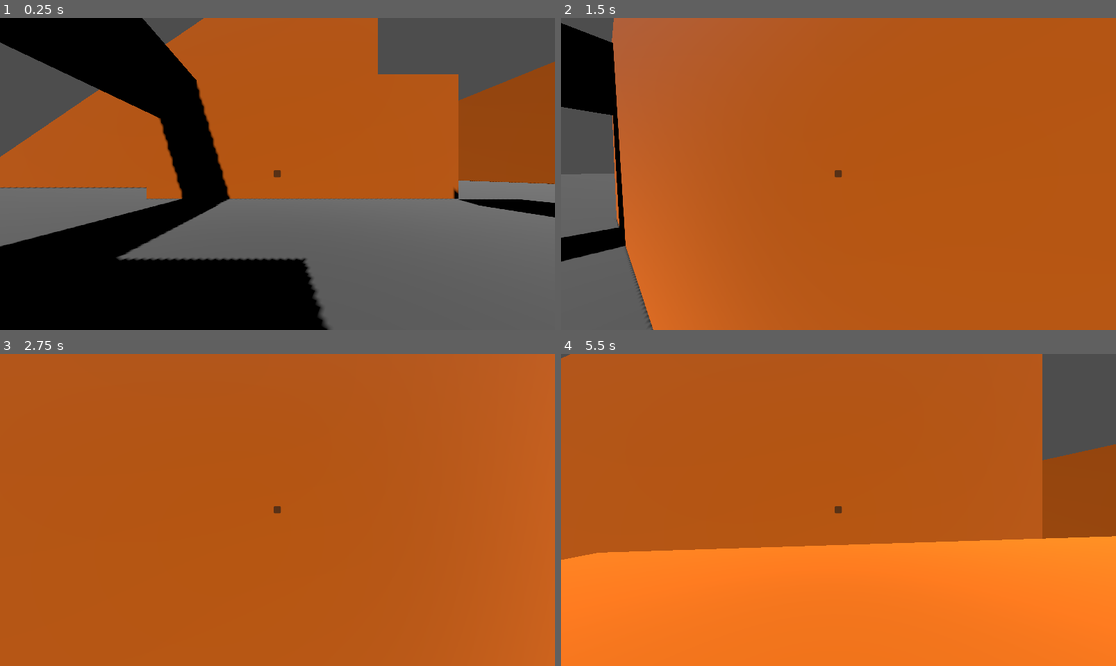
Above: before the commit, frames 1-4 (two rows, left to right).
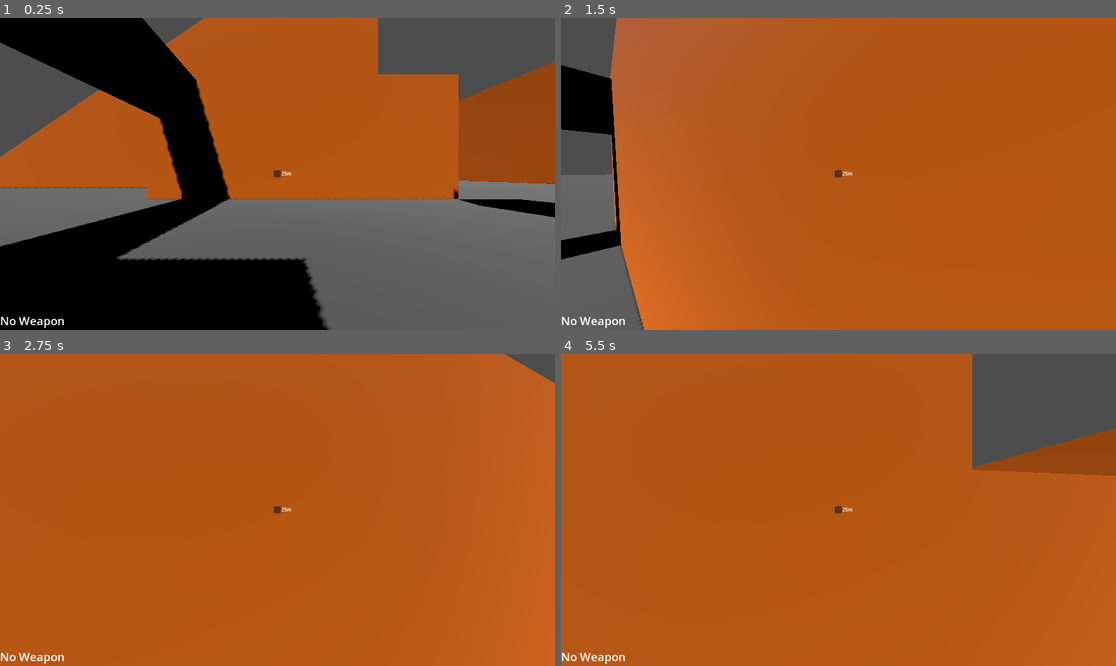
Above: after the commit, the same moments.

Repository: EdmundWohlmuth/Sch-Movement---GODOT
Game: Godot game, scene res://Scenes/Levels/test_level.tscn
The game is run twice, just before and just after one commit, with the same random seed, the same clock (stepped at 60 frames per second) and the same inputs.
Inputs (mouse positions are in pixels of both pictures, inside the frame that each line leads up to):
- Up to frame 1 (0.25 s): no input
- Up to frame 2 (1.5 s): tap Enter at 0.5 s; move the mouse to (866, 174) at 0.52 s; hold Right mouse button (grapple) 0.53-1.28 s; hold W (move_forward) from 0.53 s (still down); tap Space (jump) at 0.77 s; move the mouse to (810, 174) at 1.27 s; right-click (810, 174) at 1.35 s
- Up to frame 3 (2.75 s): keep holding W (move_forward); tap Space (jump) at 1.52 s; move the mouse to (288, 503) at 2.02 s; hold Right mouse button (grapple) from 2.03 s (still down); tap Ctrl (slide) at 2.1 s
- Up to frame 4 (5.5 s): keep holding W (move_forward); move the mouse to (832, 516) at 2.77 s; release Right mouse button (grapple) at 2.78 s; tap Shift (sprint) at 2.85 s; tap Space (jump) at 3.02, 3.77, 4.52 s; right-click (832, 516) at 3.05 s; move the mouse to (877, 513) at 3.52 s; hold Right mouse button (grapple) 3.53-4.28 s; move the mouse to (794, 506) at 4.27 s; right-click (794, 506) at 4.35 s; move the mouse to (844, 510) at 5.02 s; hold Right mouse button (grapple) from 5.03 s (still down); tap Ctrl (slide) at 5.1 s

The runs differ from the first frame. In frame 1, 0.2% of the frame differs, in the area x 0-53%, y 49-100%; in frame 2, 3.2%; in frame 3, 0.6%; in frame 4, 47%, in the area x 0-100%, y 0-100%.

Commit message:
Ground work & proof of concept

Diff:
--- /dev/null
+++ b/Scenes/Character Nodes/health_node.tscn
@@ -0,0 +1,6 @@
+[gd_scene load_steps=2 format=3 uid="uid://dn3n6t1lx1hld"]
+
+[ext_resource type="Script" uid="uid://dgrm631cdjxmc" path="res://Scripts/Character Node Scripts/health.tres.gd" id="1_5ki6f"]
+
+[node name="Health" type="Node"]
+script = ExtResource("1_5ki6f")
--- /dev/null
+++ b/Scenes/Character Nodes/hurt_box.tscn
@@ -0,0 +1,6 @@
+[gd_scene load_steps=2 format=3 uid="uid://0omtc6k3agci"]
+
+[ext_resource type="Script" uid="uid://cy85at6j8ln2m" path="res://Scripts/Character Node Scripts/hurt_box.tres.gd" id="1_j73fk"]
+
+[node name="hurt_box" type="Node"]
+script = ExtResource("1_j73fk")
--- a/Scenes/UI/Gameplay UI.tscn
+++ b/Scenes/UI/Gameplay UI.tscn
@@ -13,8 +13,28 @@
 offset_right = 1152.0
 offset_bottom = 648.0
 
-[node name="Panel" type="Panel" parent="AspectRatioContainer"]
+[node name="Crosshair" type="Panel" parent="AspectRatioContainer"]
 custom_minimum_size = Vector2(15, 15)
 layout_mode = 2
 size_flags_horizontal = 4
 size_flags_vertical = 4
+
+[node name="RichTextLabel" type="RichTextLabel" parent="AspectRatioContainer/Crosshair"]
+layout_mode = 0
+offset_left = 16.0
+offset_right = 56.0
+offset_bottom = 40.0
+theme_override_font_sizes/bold_italics_font_size = 0
+theme_override_font_sizes/italics_font_size = 0
+theme_override_font_sizes/mono_font_size = 0
+theme_override_font_sizes/normal_font_size = 10
+theme_override_font_sizes/bold_font_size = 0
+text = "25m"
+
+[node name="WeaponLabel" type="Label" parent="."]
+layout_mode = 0
+offset_top = 612.0
+offset_right = 135.0
+offset_bottom = 646.0
+theme_override_font_sizes/font_size = 24
+text = "No Weapon"
--- /dev/null
+++ b/Scripts/Character Node Scripts/health.tres.gd
@@ -0,0 +1,20 @@
+extends Node
+class_name health_node
+
+@export var total_health:int
+@export var current_health:int
+
+func _ready() -> void:
+  current_health = total_health
+
+# subtract damage from current health
+func take_damage(damage:int):
+  current_health -= damage
+  if current_health <= 0:
+    current_health = 0
+    # on_zero_health check
+
+# add health to character
+func heal(healing:int):
+  take_damage(-healing)
+  if current_health > total_health: current_health = total_health
--- /dev/null
+++ b/Scripts/Character Node Scripts/hurt_box.tres.gd
@@ -0,0 +1,17 @@
+extends Node
+class_name hurtbox_node
+
+@export var health:health_node
+@export var hurtbox:CollisionShape3D
+
+@export var can_take_damage:bool
+@export var accept_bullet_damage:bool
+@export var accept_explosive_damage:bool
+
+func on_hit(damage:int, type):
+  if !can_take_damage: return
+
+  if type == 0 && accept_bullet_damage: # bullet
+    health.take_damage(damage)
+  elif type == 1 && accept_explosive_damage:  # explosive
+    health.take_damage(damage)
--- a/Scripts/EnemyChar/Enemy.gd
+++ /dev/null
@@ -1,5 +0,0 @@
-extends CharacterBody3D
-class_name EnemyBody
-
-@export var health:int
-@export var speed:float
--- a/Scripts/Managers/WeaponManager.gd
+++ b/Scripts/Managers/WeaponManager.gd
@@ -1 +1,15 @@
 extends Node
+
+enum weapons
+{
+  MELEE,
+  AUTO_PISTOL,
+  REVOLVER,
+  SUB_MACHINE_GUN,
+  RIFLE,
+  REPEATING_SHOTGUN,
+  DOUBLE_BARREL_SHOTGUN,
+  ROCKET_LAUNCHER
+}
+
+var current_weapon:weapons
--- a/Scripts/PlayerChar/player_char.gd
+++ b/Scripts/PlayerChar/player_char.gd
@@ -27,7 +27,7 @@
 
 var grapple_distance:float = 20.0
 var grapple_cooldown_time:float = 0.5
-var grapple_speed:float = 200.0
+var grapple_speed:float = 150.0
 var can_grapple:bool = true
 var grapple_vector:Vector3 = Vector3.ZERO
 var grapple_point:Vector3 = Vector3.ZERO
--- /dev/null
+++ b/Weapon Resources/rifle.gd
@@ -0,0 +1,5 @@
+extends weapon_base
+class_name rifle
+
+func _ready() -> void:
+  weapon_name = str(weapon_type) # I don't think that's how this works, but you get the idea
--- /dev/null
+++ b/Weapon Resources/rifle.tscn
@@ -0,0 +1,8 @@
+[gd_scene load_steps=2 format=3 uid="uid://dhjqed7cdv48m"]
+
+[ext_resource type="Script" uid="uid://dsq4x4xcq01tx" path="res://Weapon Resources/rifle.gd" id="1_uax5r"]
+
+[node name="Rifle" type="Node3D"]
+script = ExtResource("1_uax5r")
+total_ammo = 30
+current_ammo = 30
--- /dev/null
+++ b/Weapon Resources/weapon_base.gd
@@ -0,0 +1,27 @@
+extends Node3D
+class_name weapon_base
+
+var weapon_name:String
+@export var weapon_type:WeaponManager
+@export var damage:int
+@export var is_full_auto:bool
+
+@export var projectile_num:int
+@export var shot_cooldown_time:float
+@export var base_projectile_spread:float
+@export var current_projectile_spread:float
+@export var max_projectile_spread:float
+enum projectile_types { hit_scan, projectile }
+@export var projectile_type:projectile_types
+
+@export var total_ammo:int
+@export var current_ammo:int
+
+func set_full_ammo():
+  current_ammo = total_ammo
+
+func on_shoot():
+  pass
+
+func on_no_ammo():
+  pass
--- a/project.godot
+++ b/project.godot
@@ -14,6 +14,10 @@
 run/main_scene="res://Scenes/Levels/test_level.tscn"
 config/features=PackedStringArray("4.4", "Forward Plus")
 config/icon="res://icon.svg"
+
+[autoload]
+
+WeaponManager="*res://Scripts/Managers/WeaponManager.gd"
 
 [input]
 
Not shown, added: Scripts/Character Node Scripts/health.tres.gd.uid
Not shown, added: Scripts/Character Node Scripts/hurt_box.tres.gd.uid
Not shown, removed: Scripts/EnemyChar/Enemy.gd.uid
Not shown, added: Weapon Resources/rifle.gd.uid
Not shown, added: Weapon Resources/weapon_base.gd.uid
